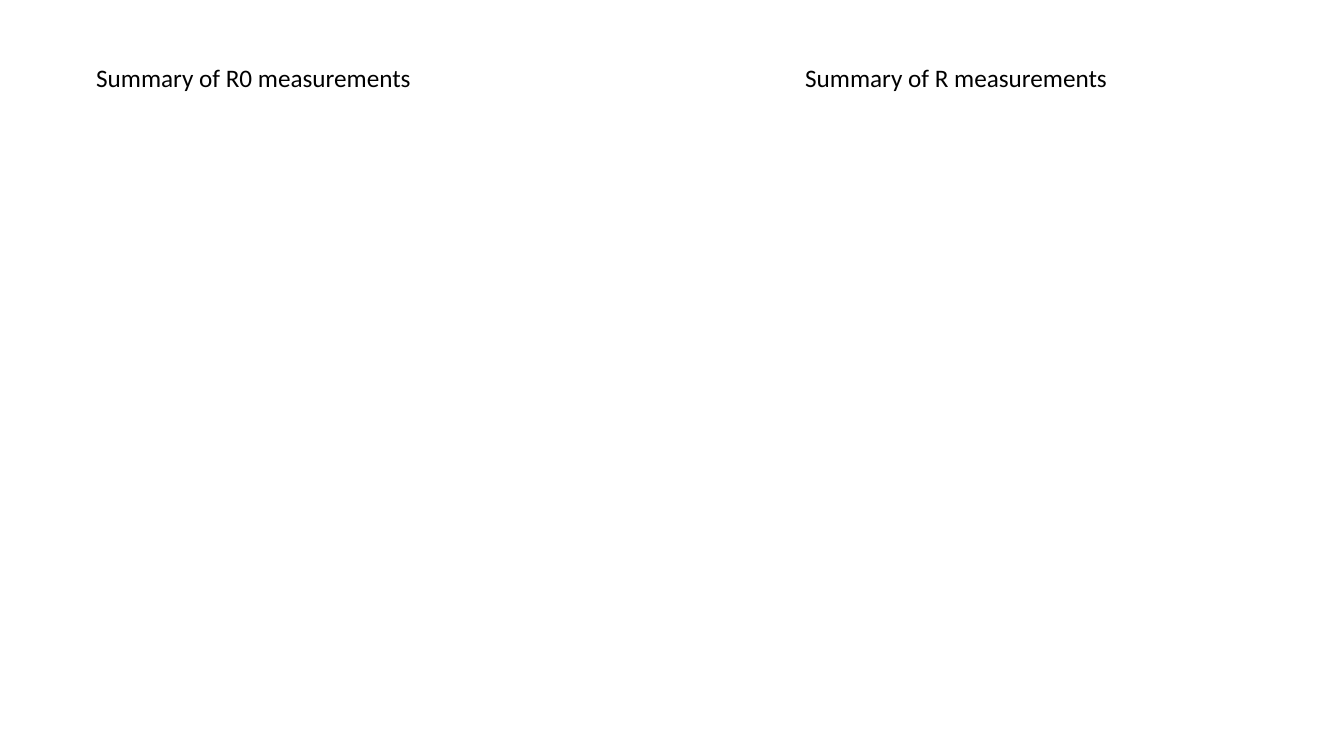
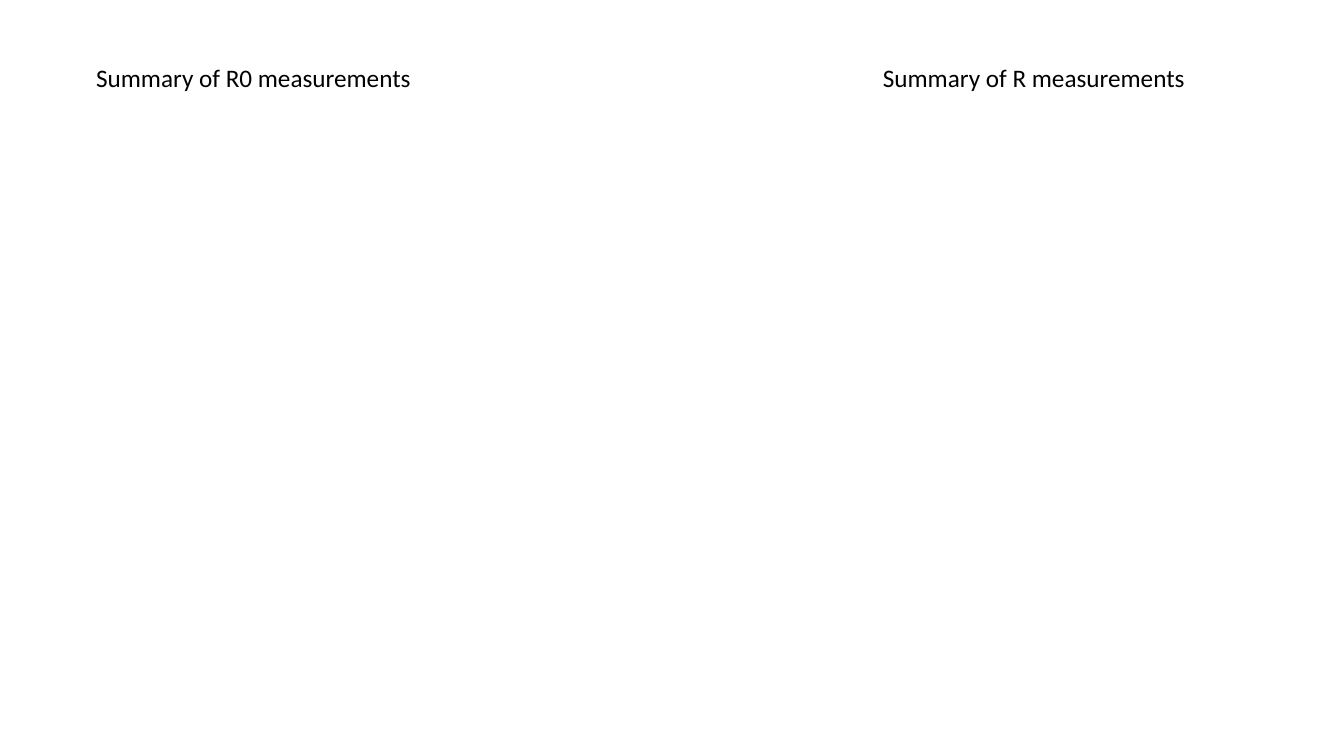
Before and after one commit to navarrof/Emissivity_Stuff, a slide deck: slide 3 of Summary Results Emissivity.pptx. Drawn at 1344x756 pixels with LibreOffice and Linux fonts; fonts in the diff are those of the drawing. Boxes give left, top, right and bottom in pixels: in the first picture for what was removed or moved away, otherwise in the second. Text is boxed around its words. In the diff, an @@ line names an element or a change of style, - is before the commit and + after.

```diff
--- a/Summary Results Emissivity.pptx
+++ b/Summary Results Emissivity.pptx
@@ text "Summary of R measurements": place and size @@
-text "Summary of R measurements" at [805, 69, 1107, 91]
+text "Summary of R measurements" at [883, 69, 1185, 91]
```
Also in this commit, not shown: 1 other slide changed, 1 slide added, 6 other files.
